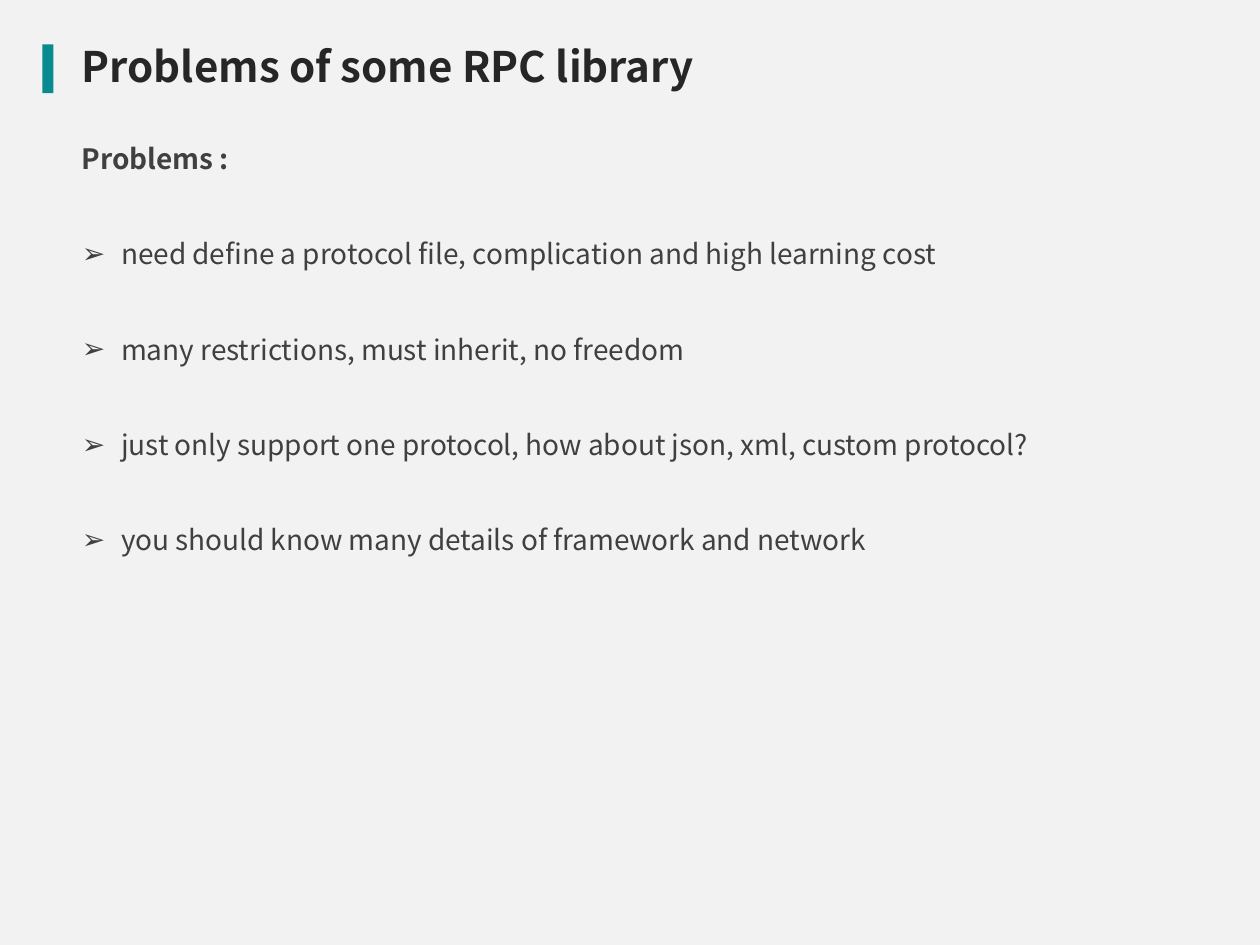
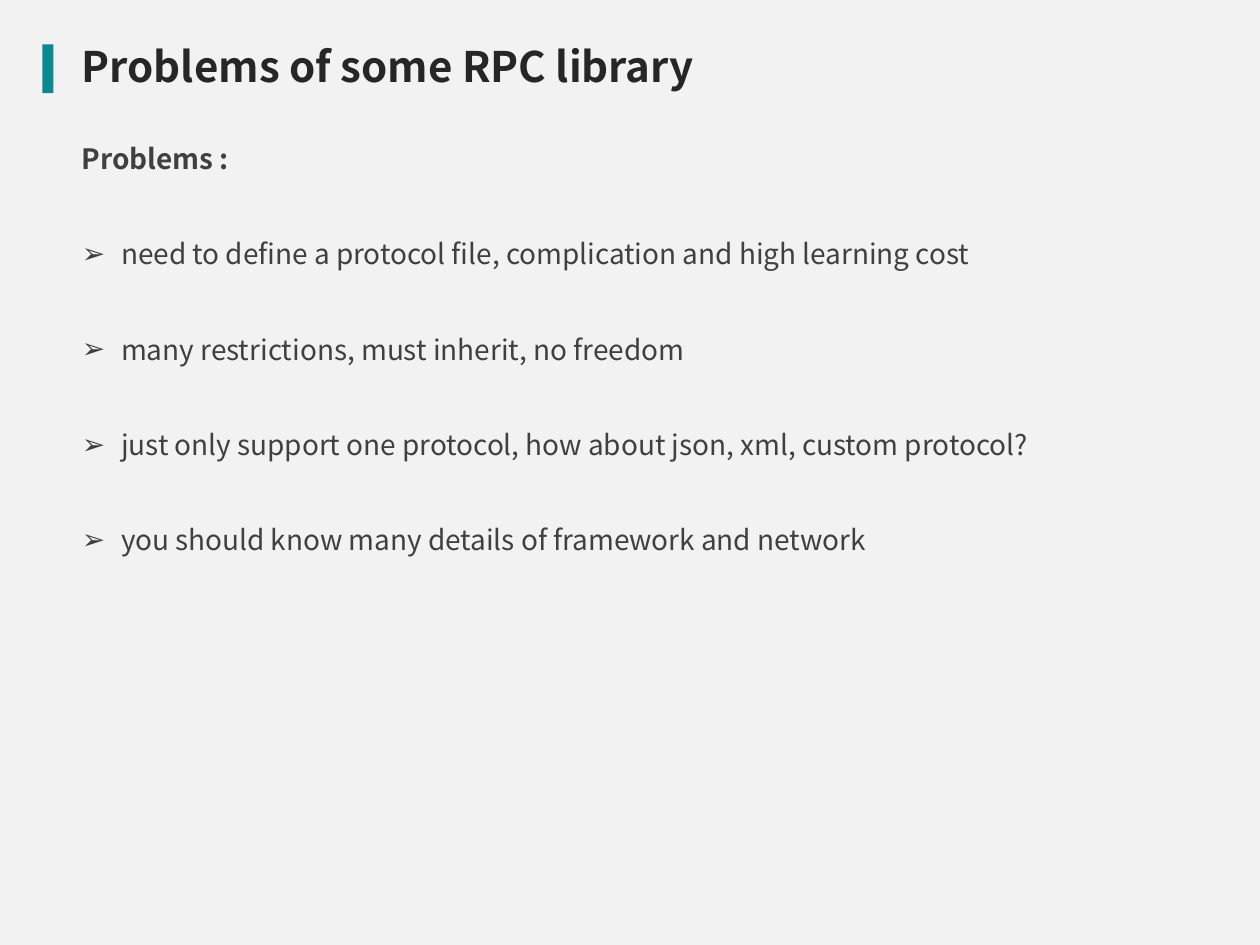
Before and after one commit to qicosmos/cppnow2017-ppt, a slide deck: slide 7 of An easy to use RPC framework implemented by c++11 and c++14.pptx. Drawn at 1260x945 pixels with LibreOffice and Linux fonts; fonts in the diff are those of the drawing; background and template pictures are left out. Boxes give left, top, right and bottom in pixels: in the first picture for what was removed or moved away, otherwise in the second. Text is boxed around its words. In the diff, an @@ line names an element or a change of style, - is before the commit and + after.

Commit message:
update

```diff
--- a/An easy to use RPC framework implemented by c++11 and c++14.pptx
+++ b/An easy to use RPC framework implemented by c++11 and c++14.pptx
@@ text at [121,241,969,271]: text changed @@
-➢ need define a protocol file, complication and high learning cost
+➢ need to define a protocol file, complication and high learning cost
```
Also in this commit, not shown: 4 other slides changed.
